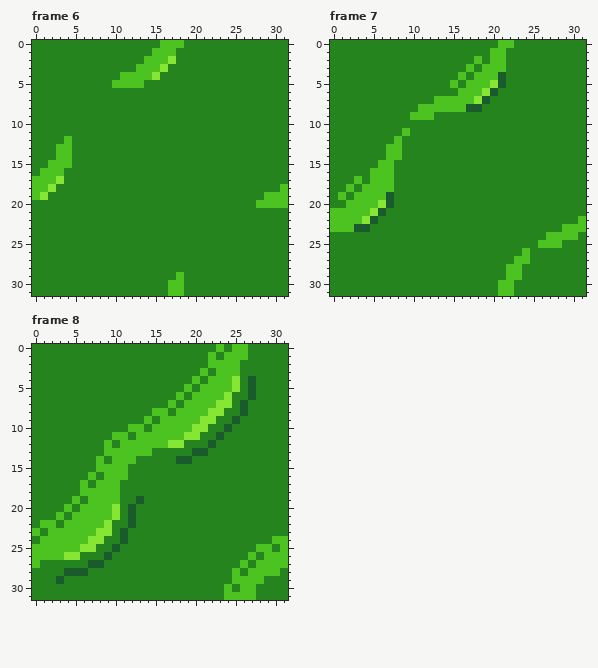
File history of a pixel-art file, tileset-src/tileset-lexy-slime.aseprite. Above, as it was before the edit.
32x32 pixels, 8 frames. Shown: frame 6, frame 7, frame 8. The commit also changed other frames, which this record leaves out.
After:
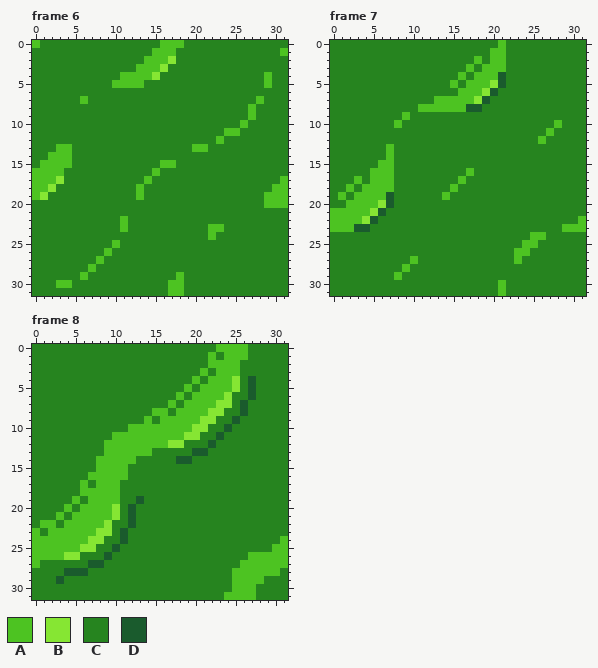
Palette (. is transparent): A #4dc322  B #86e633  C #26841f  D #1a5b2d
Change:
Frame 6, layer "wavy 1":
Colour A replaces colour C in row 0 at x 0; in row 1 at x 31; in rows 4 to 5 at x 29; in row 7 at x 6 and 28; in rows 8 to 9 at x 27; in row 10 at x 26.
Colour A replaces colour C in row 11 at x 24 to 25; in row 12 at x 23; in row 13 at x 20 to 21; in row 14 at x 2; in row 15 at x 1 and 16 to 17; in row 16 at x 0 and 15.
Colour A replaces colour C in row 17 at x 14 and 31; in row 18 at x 13 and 30; in row 19 at x 13; in row 22 at x 11; in row 23 at x 11 and 22 to 23; in row 24 at x 22.
Colour A replaces colour C in row 25 at x 10; in row 26 at x 9; in row 27 at x 8; in row 28 at x 7; in row 29 at x 6; in row 30 at x 3 to 4.
Colour C replaces colour A in row 12 at x 4; in row 20 at x 28.
Frame 7, layer "wavy 1":
Colour A replaces colour C in row 9 at x 9; in row 10 at x 8 and 28; in row 11 at x 27; in row 12 at x 26; in row 16 at x 17; in row 17 at x 16.
Colour A replaces colour C in row 18 at x 15; in row 19 at x 14; in row 24 at x 25 to 26; in row 25 at x 24 to 25; in row 26 at x 23; in row 27 at x 10.
Colour A replaces colour C in row 28 at x 9; in row 29 at x 8.
Colour C replaces colour A in row 0 at x 22; in row 9 at x 10 to 12; in row 11 at x 9; in rows 12 to 14 at x 8; in row 24 at x 27 to 30; in row 25 at x 26 to 28.
Colour C replaces colour A in row 27 at x 24; in rows 28 to 29 at x 22 to 23; in rows 30 to 31 at x 22.
Frame 8, layer "wavy 1":
Colour A replaces colour C in row 0 at x 24; in row 10 at x 14; in row 11 at x 12; in row 12 at x 10; in row 14 at x 9; in row 16 at x 8.
Colour A replaces colour C in row 24 at x 0; in row 25 at x 30; in row 26 at x 28; in row 27 at x 27; in row 28 at x 26; in row 30 at x 25.
Colour C replaces colour A in row 24 at x 30; in row 25 at x 28 to 29; in row 30 at x 24.
